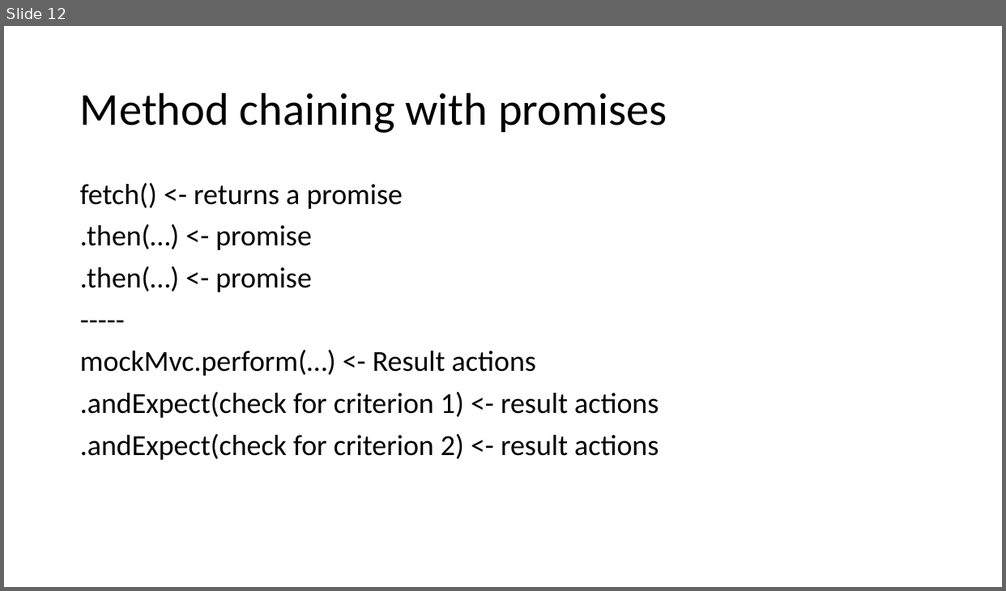
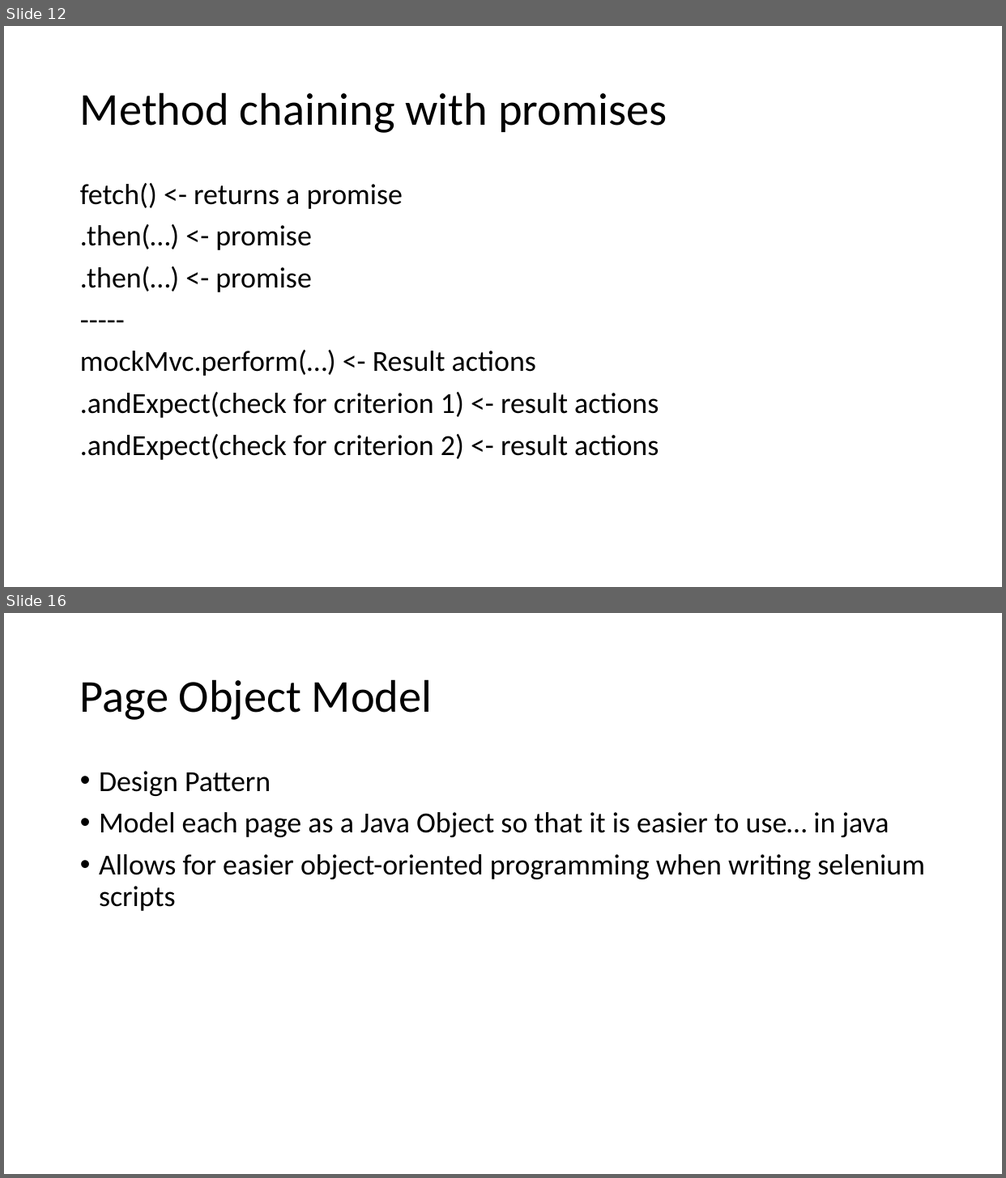
Before and after one commit to WilliamOna/staging-automation-primer-3-23, a slide deck: PrimerNotes.pptx. Shown one above the other, each under a label of ours: slide 12 before the commit, slides 12 and 16 after it; the slides between them are not shown. The pictures are 1006x591 and 1006x1178 pixels, drawn with LibreOffice and Linux fonts; fonts in the diff are those of the drawing. Boxes give left, top, right and bottom in pixels: in the first picture for what was removed or moved away, otherwise in the second. Text is boxed around its words. In the diff, an @@ line names an element or a change of style, - is before the commit and + after.

```diff
--- a/PrimerNotes.pptx
+++ b/PrimerNotes.pptx
@@ slide 16 added at [4, 613, 1002, 1174], background #FFFFFF @@
@@ title added at [80, 679, 432, 720], 44 pt, text #000000 @@
+Page Object Model
@@ text added at [99, 771, 925, 911], 28 pt, text #000000 @@
+• Design Pattern
+• Model each page as a Java Object so that it is easier to use… in java
+• Allows for easier object-oriented programming when writing selenium scripts
```
Also in this commit, not shown: 10 other slides added.
